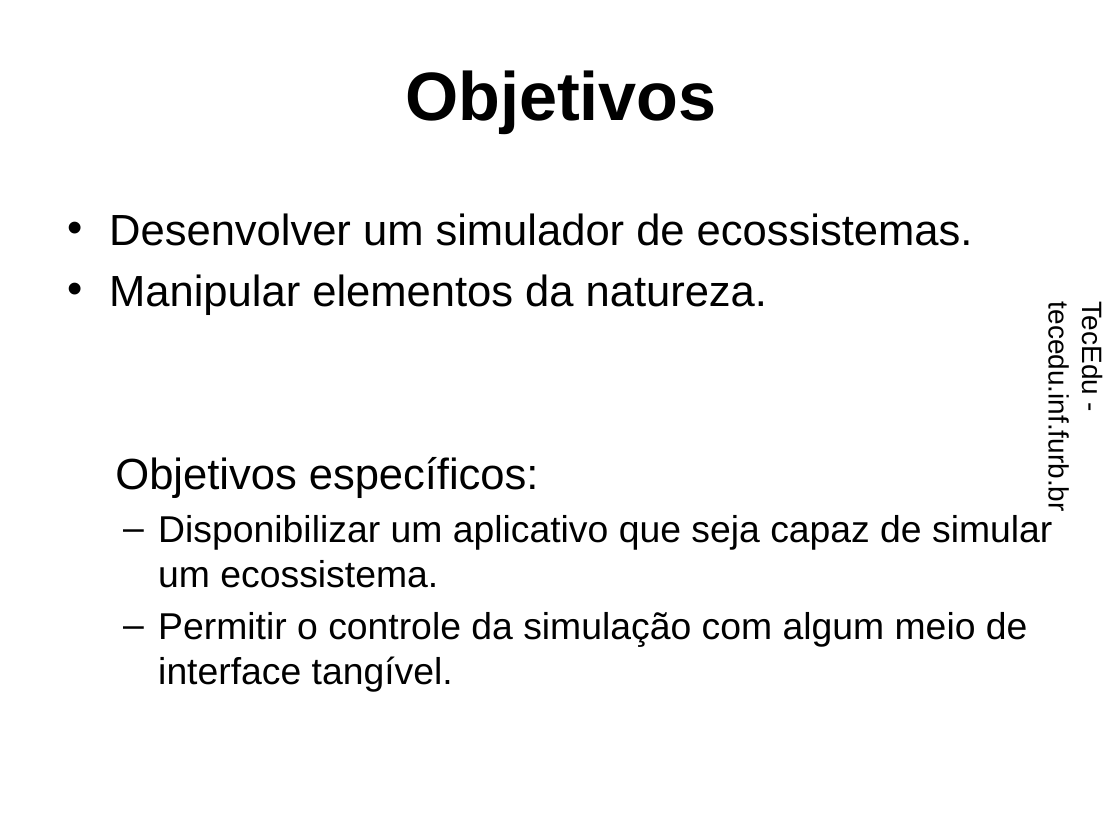
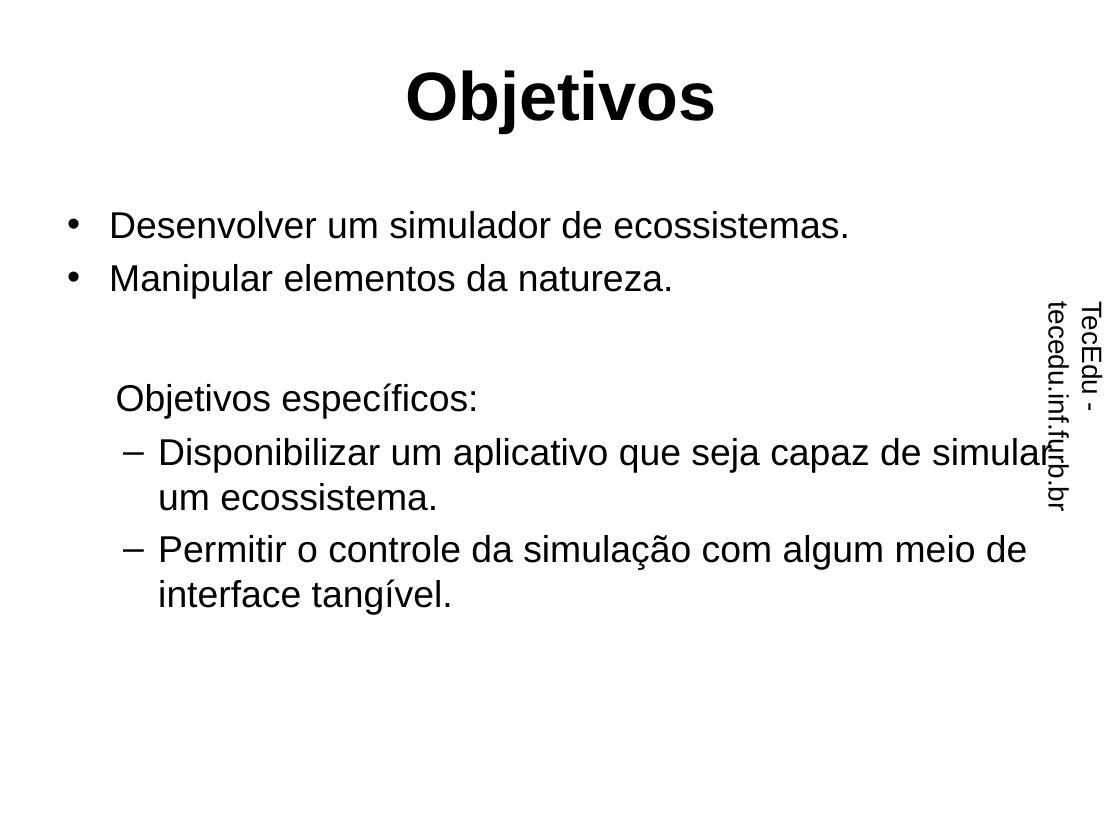
Before and after one commit to dalton-reis/tcc_RodrigoWernkePereira, a slide deck: slide 4 of Apresentação/EcosAR.pptx. Drawn at 1120x840 pixels with LibreOffice and Linux fonts; fonts in the diff are those of the drawing; background and template pictures are left out. Boxes give left, top, right and bottom in pixels: in the first picture for what was removed or moved away, otherwise in the second. Text is boxed around its words. In the diff, an @@ line names an element or a change of style, - is before the commit and + after.

```diff
--- a/Apresentação/EcosAR.pptx
+++ b/Apresentação/EcosAR.pptx
@@ text at (109,211,850,419): size 28 to 24 pt in "Desenvolver um simulador de ecossistemas.", "Manipular elementos da natureza.", "Objetivos específicos:" @@
```
Also in this commit, not shown: 6 other slides changed, 1 slide added, 1 slide removed.
